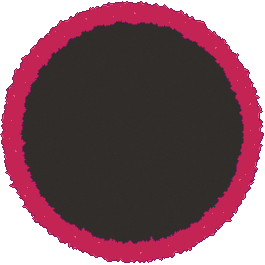
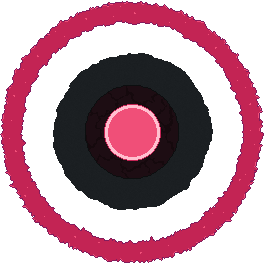
Before/after of a 265 × 265 layered artwork. What changed in the layer stack:
showed "Center", painted on it over box(104, 104, 161, 161)
showed "core", painted on it over box(86, 86, 178, 178)
showed "Stone" over box(53, 53, 213, 210)
hid "Dirt" over box(21, 22, 243, 243)
